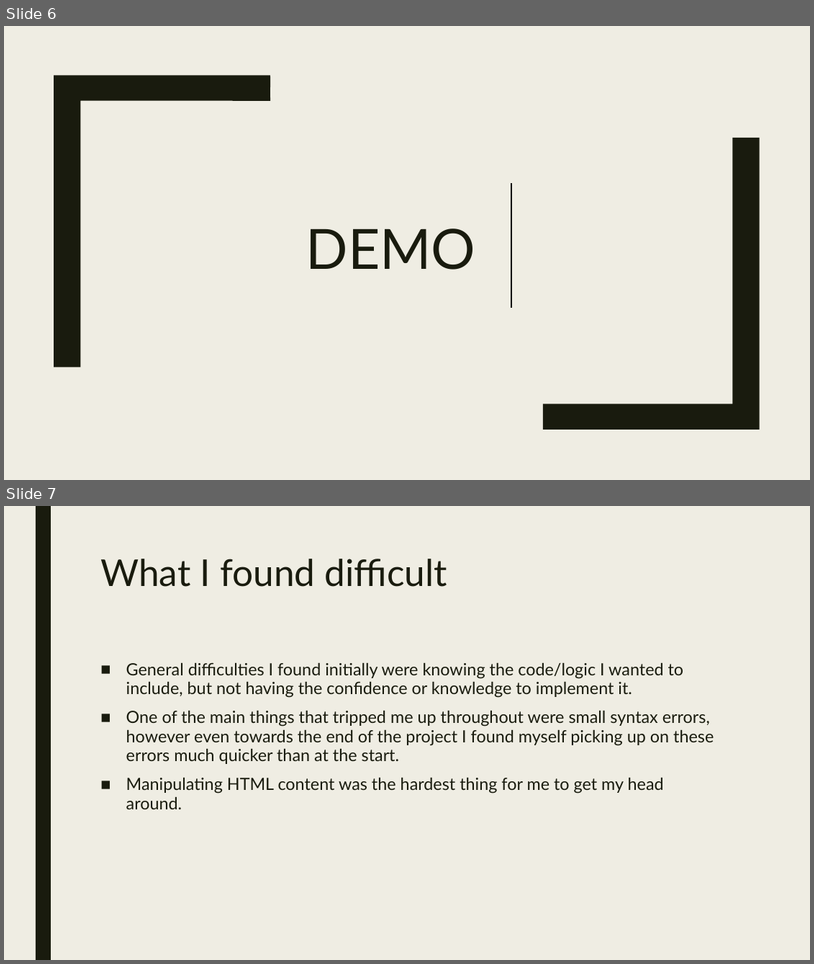
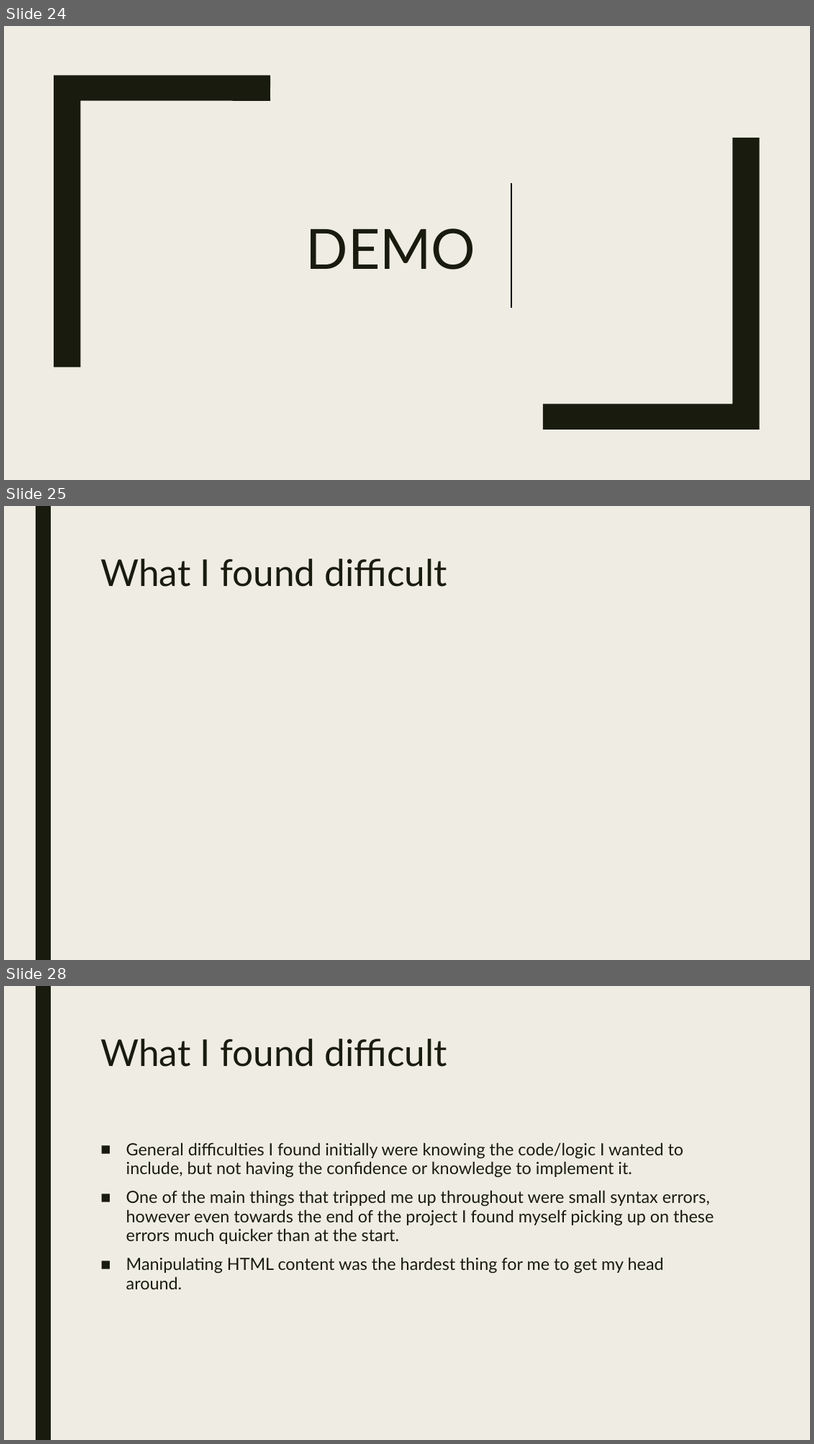
Before and after one commit to Sainsburys-bootcamp-2022/Aidan-Project, a slide deck: mini-project-presentation.pptx. Shown one above the other, each under a label of ours: slides 6 and 7 before the commit, slides 24, 25 and 28 after it; the slides between them are not shown. The pictures are 814x964 and 814x1444 pixels, drawn with LibreOffice and Linux fonts; fonts in the diff are those of the drawing. Boxes give left, top, right and bottom in pixels: in the first picture for what was removed or moved away, otherwise in the second. Text is boxed around its words. In the diff, an @@ line names an element or a change of style, - is before the commit and + after.

```diff
--- a/mini-project-presentation.pptx
+++ b/mini-project-presentation.pptx
@@ slide 25 added at <box>4,506,810,960</box>, background #EFEDE3; not listed: 1 template element that a slide beside it also shows @@
@@ title added at <box>100,559,448,587</box>, 44 pt, text #191B0E @@
+What I found difficult
@@ what was slide 6 is now slide 24 @@
@@ what was slide 7 is now slide 28 @@
```
Also in this commit, not shown: 2 slides changed, 34 other slides added, 2 other files.
